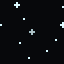
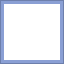
Layers edited between the first and the second 64×64 image:
hid group "space" (3 layers) over [left=0, top=0, right=64, bottom=64]
showed group "walls" (18 layers) over [left=0, top=0, right=64, bottom=64]
showed group "Group 4" (10 layers) over [left=0, top=0, right=64, bottom=64]
showed "Layer 14" over [left=60, top=0, right=64, bottom=64]
showed "Layer 12" over [left=0, top=60, right=64, bottom=64]
hid "bg" over [left=0, top=0, right=64, bottom=64]
